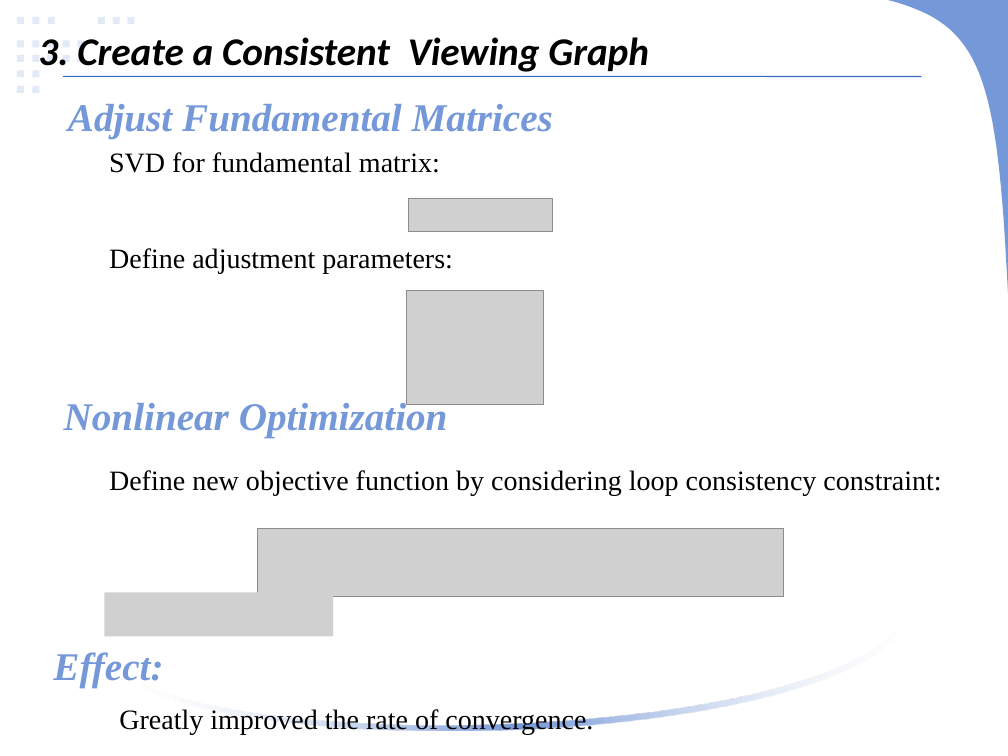
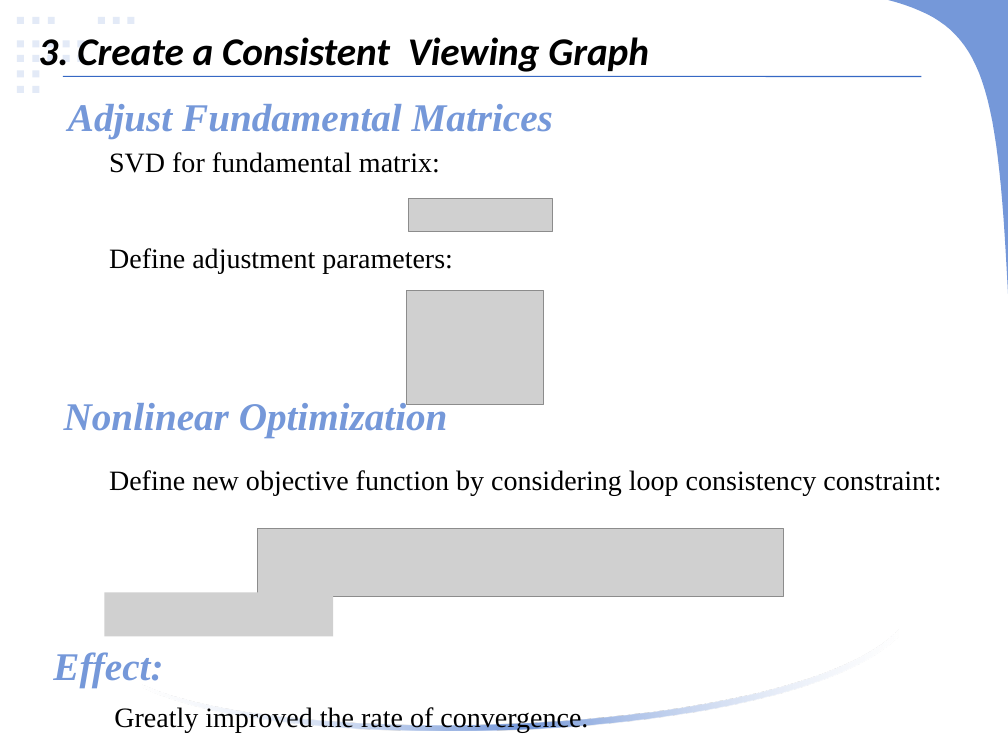
Before and after one commit to linlinge/monday-speech, a slide deck: slide 7 of 2019.03.25 ICCV 2015, Optimizing the Viewing Graph for Structure-from-Motion.pptx. Drawn at 1008x756 pixels with LibreOffice and Linux fonts; fonts in the diff are those of the drawing; grey boxes stand for pictures. Boxes give left, top, right and bottom in pixels: in the first picture for what was removed or moved away, otherwise in the second. Text is boxed around its words. In the diff, an @@ line names an element or a change of style, - is before the commit and + after.

```diff
--- a/2019.03.25 ICCV 2015, Optimizing the Viewing Graph for Structure-from-Motion.pptx
+++ b/2019.03.25 ICCV 2015, Optimizing the Viewing Graph for Structure-from-Motion.pptx
@@ text "Greatly improved the rate of ...": place and size @@
-text "Greatly improved the rate of ..." at box(119, 709, 593, 734)
+text "Greatly improved the rate of ..." at box(114, 707, 588, 732)
```
Also in this commit, not shown: 5 other slides changed, 1 slide added, 1 other file.
